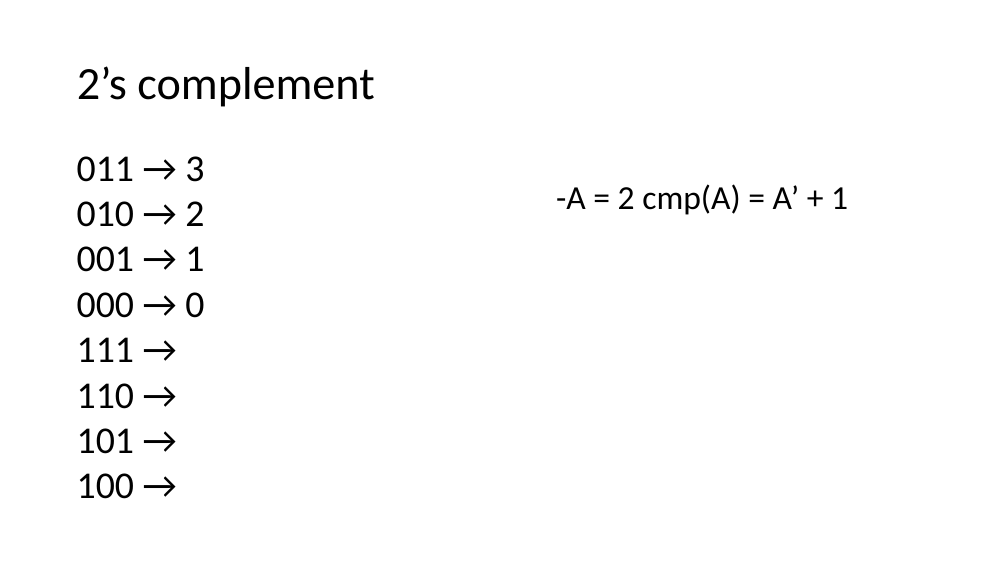
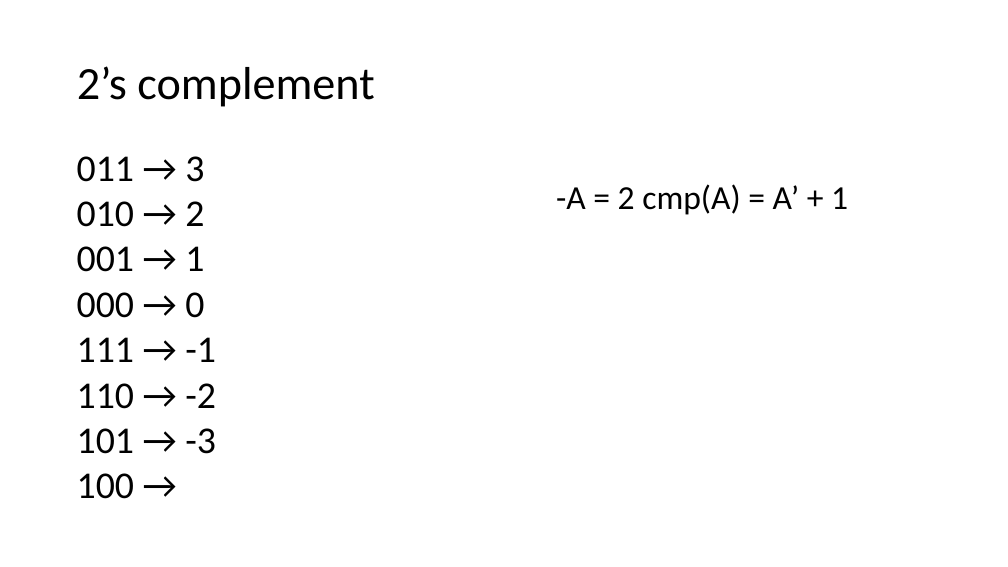
Before and after one commit to IouJenLiu/ece220_lab, a slide deck: slide 4 of lab1.pptx. Drawn at 1008x567 pixels with LibreOffice and Linux fonts; fonts in the diff are those of the drawing. Boxes give left, top, right and bottom in pixels: in the first picture for what was removed or moved away, otherwise in the second. Text is boxed around its words. In the diff, an @@ line names an element or a change of style, - is before the commit and + after.

Commit message:
changes

```diff
--- a/lab1.pptx
+++ b/lab1.pptx
@@ text at <box>77,337,216,454</box>: text changed @@
-111 →
-110 →
-101 →
+111 → -1
+110 → -2
+101 → -3
```
Also in this commit, not shown: 2 other slides changed.
